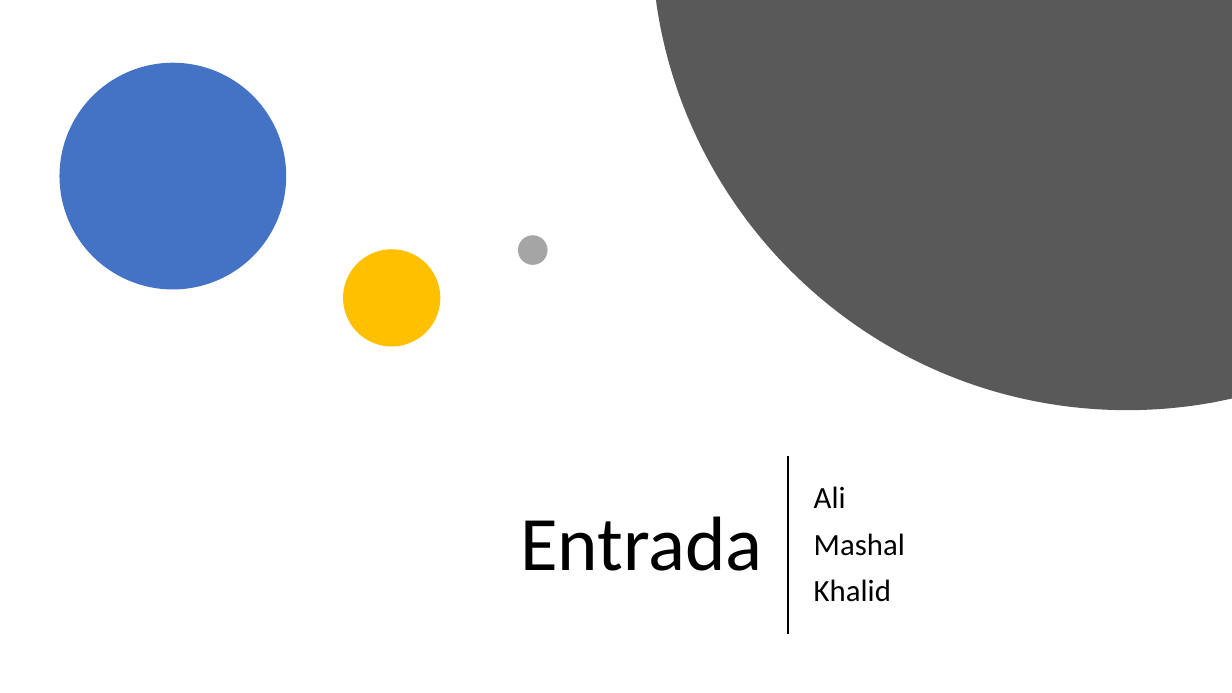
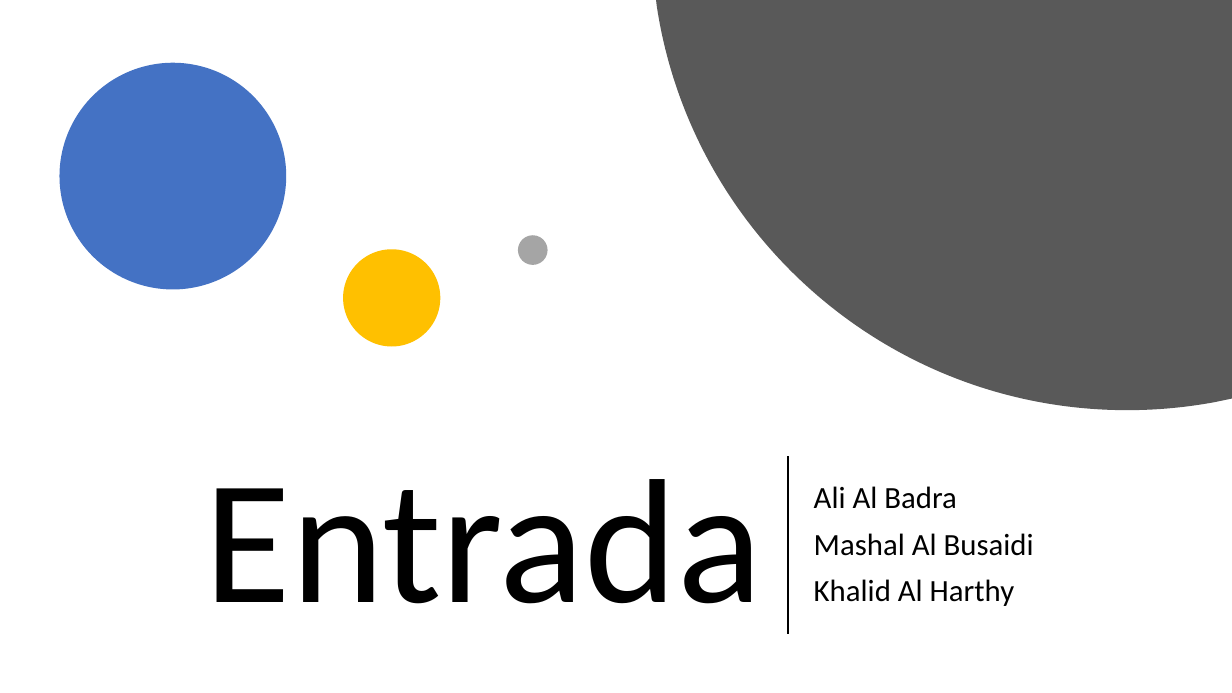
Before and after one commit to Aliii98/osoc19, a slide deck: slide 2 of OSOC-Final.pptx. Drawn at 1232x693 pixels with LibreOffice and Linux fonts; fonts in the diff are those of the drawing. Boxes give left, top, right and bottom in pixels: in the first picture for what was removed or moved away, otherwise in the second. Text is boxed around its words. In the diff, an @@ line names an element or a change of style, - is before the commit and + after.

Commit message:
update font

```diff
--- a/OSOC-Final.pptx
+++ b/OSOC-Final.pptx
@@ title "Entrada" at (x1=205, y1=479, x2=763, y2=604): size 60 to 138 pt @@
@@ subtitle at (x1=814, y1=486, x2=1034, y2=606): text changed @@
-Ali
-Mashal
-Khalid
+Ali Al Badra
+Mashal Al Busaidi
+Khalid Al Harthy
```
Also in this commit, not shown: 17 other slides changed, 2 slides removed.
